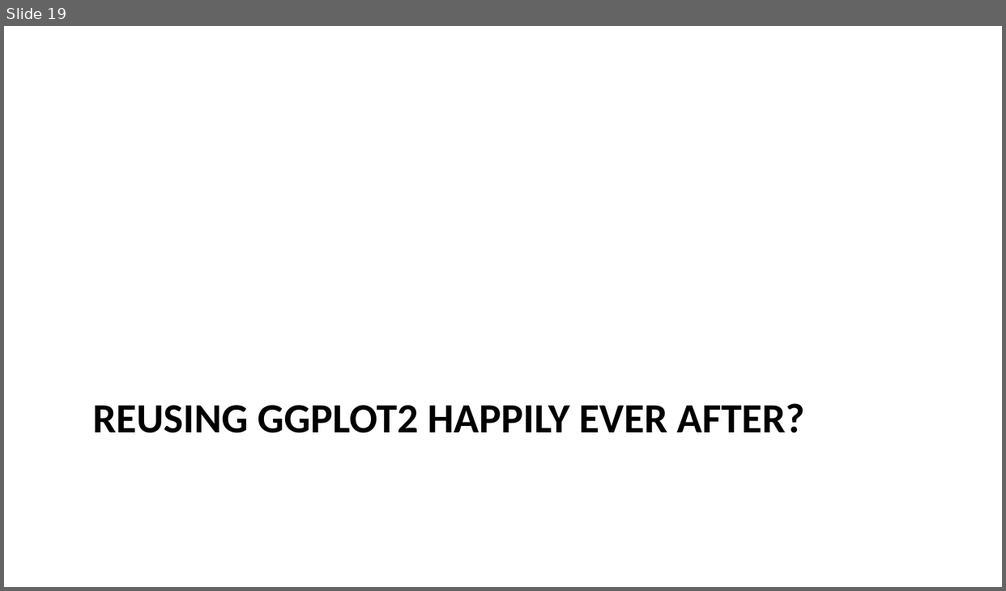
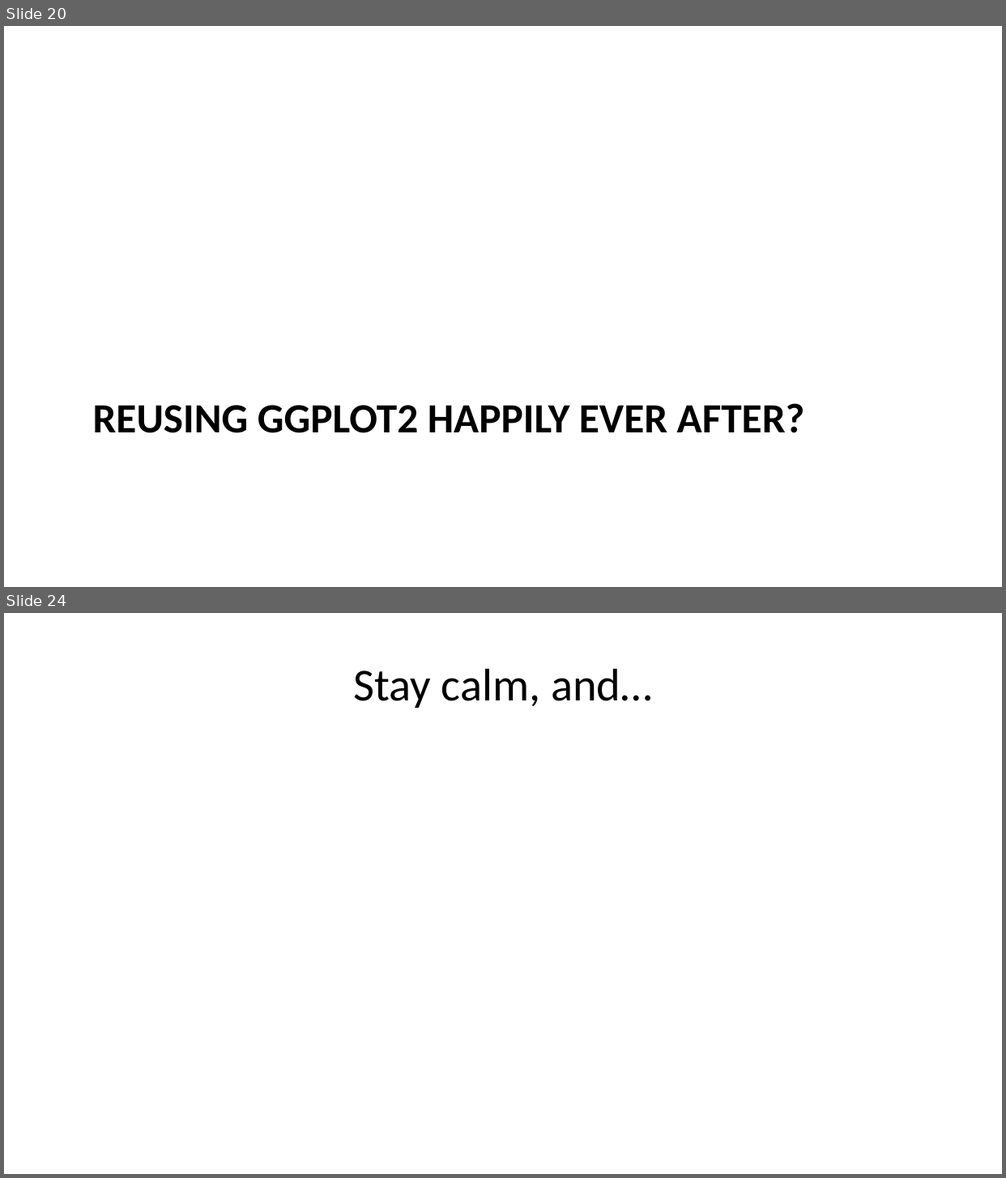
Before and after one commit to cynthiahqy/positconf2026, a slide deck: slides-v2.pptx. Shown one above the other, each under a label of ours: slide 19 before the commit, slides 20 and 24 after it; the slides between them are not shown. The pictures are 1006x591 and 1006x1178 pixels, drawn with LibreOffice and Linux fonts; fonts in the diff are those of the drawing. Boxes give left, top, right and bottom in pixels: in the first picture for what was removed or moved away, otherwise in the second. Text is boxed around its words. In the diff, an @@ line names an element or a change of style, - is before the commit and + after.

```diff
--- a/slides-v2.pptx
+++ b/slides-v2.pptx
@@ slide 24 added at (4,613,1002,1174), background #FFFFFF @@
@@ title added at (353,668,652,708), 33 pt, text #000000 @@
+Stay calm, and…
@@ what was slide 19 is now slide 20 @@
```
Also in this commit, not shown: 9 slides changed, 5 other slides added, 3 slides removed, 8 other files.
